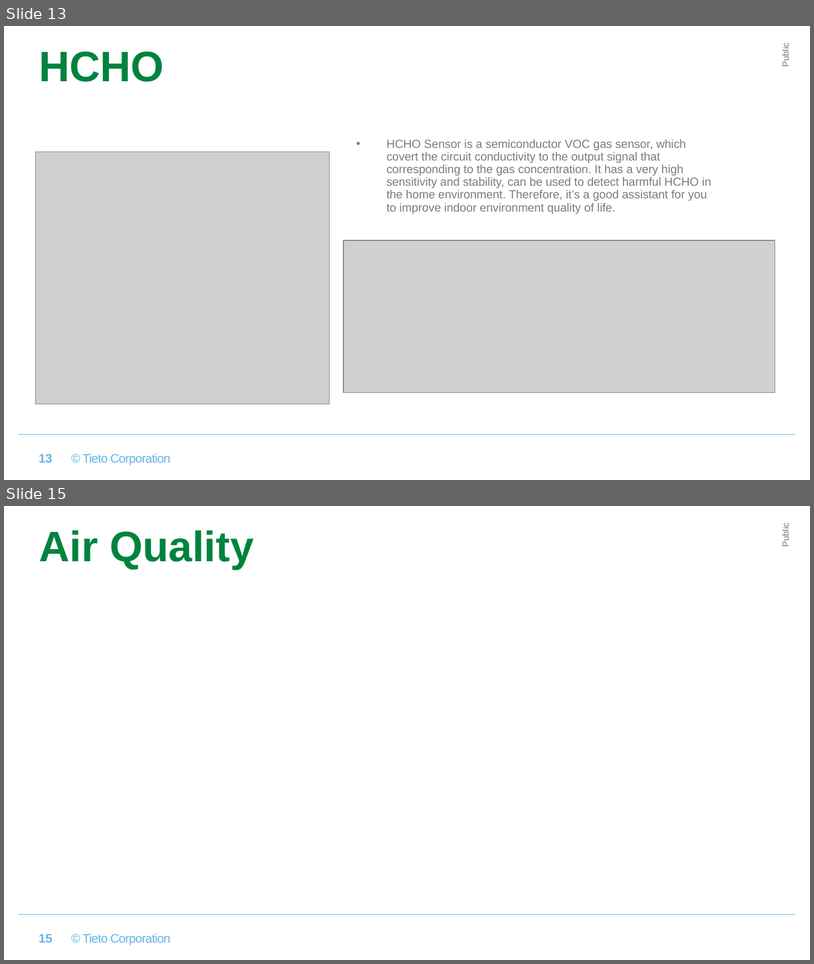
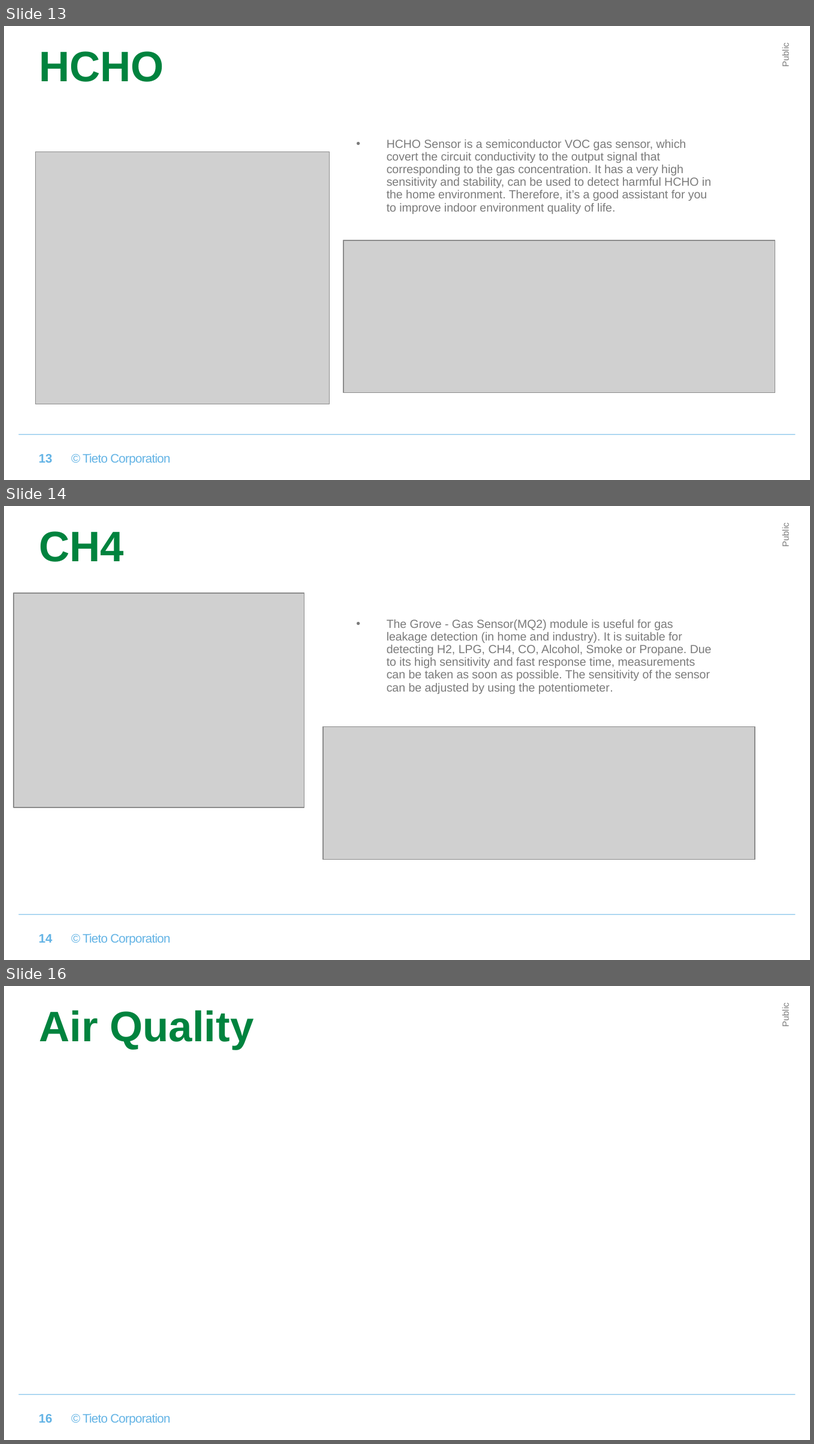
Before and after one commit to xpanhhu/hand-held_environment_monitor, a slide deck: hand-held_environment_monitor_Template.pptx. Shown one above the other, each under a label of ours: slides 13 and 15 before the commit, slides 13, 14 and 16 after it; the slides between them are not shown. The pictures are 814x964 and 814x1444 pixels, drawn with LibreOffice and Linux fonts; fonts in the diff are those of the drawing; grey boxes stand for pictures; background and template pictures are left out. Boxes give left, top, right and bottom in pixels: in the first picture for what was removed or moved away, otherwise in the second. Text is boxed around its words. In the diff, an @@ line names an element or a change of style, - is before the commit and + after.

```diff
--- a/hand-held_environment_monitor_Template.pptx
+++ b/hand-held_environment_monitor_Template.pptx
@@ slide 14 added at [4, 506, 810, 960], background #FFFFFF; not listed: 3 template elements that a slide beside it also shows @@
@@ title added at [39, 531, 124, 562], 38 pt, text #00833E, bold @@
+CH4
@@ picture added at [14, 593, 304, 808] @@
@@ text added at [387, 619, 712, 694], 10.5 pt, text #7B7B7B @@
+• The Grove - Gas Sensor(MQ2) module is useful for gas leakage detection (in home and industry). It is suitable for detecting H2, LPG, CH4, CO, Alcohol, Smoke or Propane. Due to its high sensitivity and fast response time, measurements can be taken as soon as possible. The sensitivity of the sensor can be adjusted by using the potentiometer.
@@ picture added at [323, 727, 755, 860] @@
@@ page number added at [39, 934, 53, 942], 11 pt, text #62B3E5, bold @@
+14
@@ what was slide 15 is now slide 16 @@
@@ page number at [39, 1413, 53, 1422]: text changed @@
-15
+16
```
Also in this commit, not shown: 1 other slide added, 1 slide removed.
